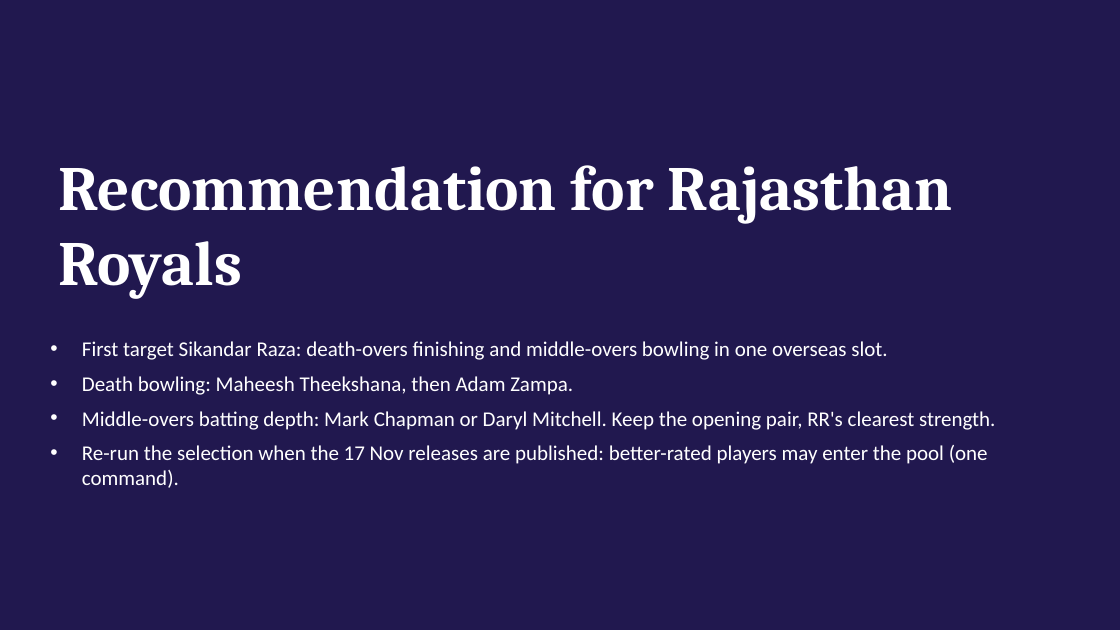
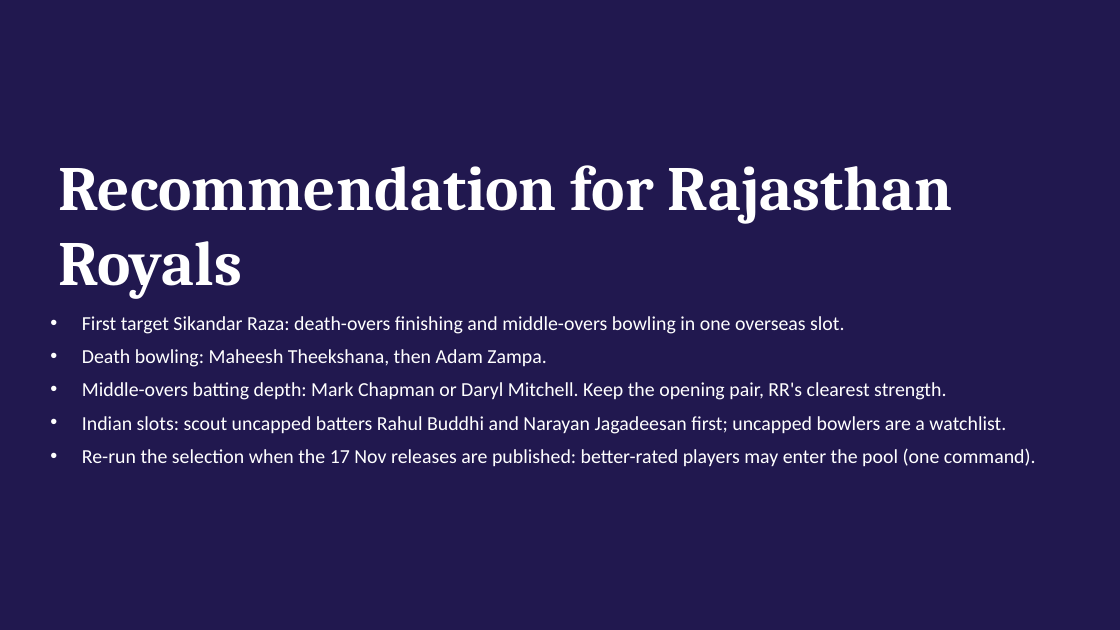
Before and after one commit to Anurag-1902-Patil/RR-Hackathon, a slide deck: slide 27 of reports/presentation.pptx (slide 25 before the commit). Drawn at 1120x630 pixels with LibreOffice and Linux fonts; fonts in the diff are those of the drawing. Boxes give left, top, right and bottom in pixels: in the first picture for what was removed or moved away, otherwise in the second. Text is boxed around its words. In the diff, an @@ line names an element or a change of style, - is before the commit and + after.

```diff
--- a/reports/presentation.pptx
+++ b/reports/presentation.pptx
@@ text "First target Sikandar Raza: death-overs ..." moved from (x1=82, y1=341, x2=995, y2=488) to (x1=82, y1=316, x2=1036, y2=467) @@
@@ text at (x1=82, y1=316, x2=1036, y2=467): size 18 to 17 pt in "First target Sikandar Raza: death-overs finishing and ...", "Death bowling: Maheesh Theekshana, then Adam Zampa.", "Middle-overs batting depth: Mark Chapman or Daryl ...", "Re-run the selection when the 17 Nov ..." @@
@@ text at (x1=82, y1=416, x2=1006, y2=434): paragraph added @@
+• Indian slots: scout uncapped batters Rahul Buddhi and Narayan Jagadeesan first; uncapped bowlers are a watchlist.
```
Also in this commit, not shown: 1 other slide changed, 2 slides added, 34 other files.
